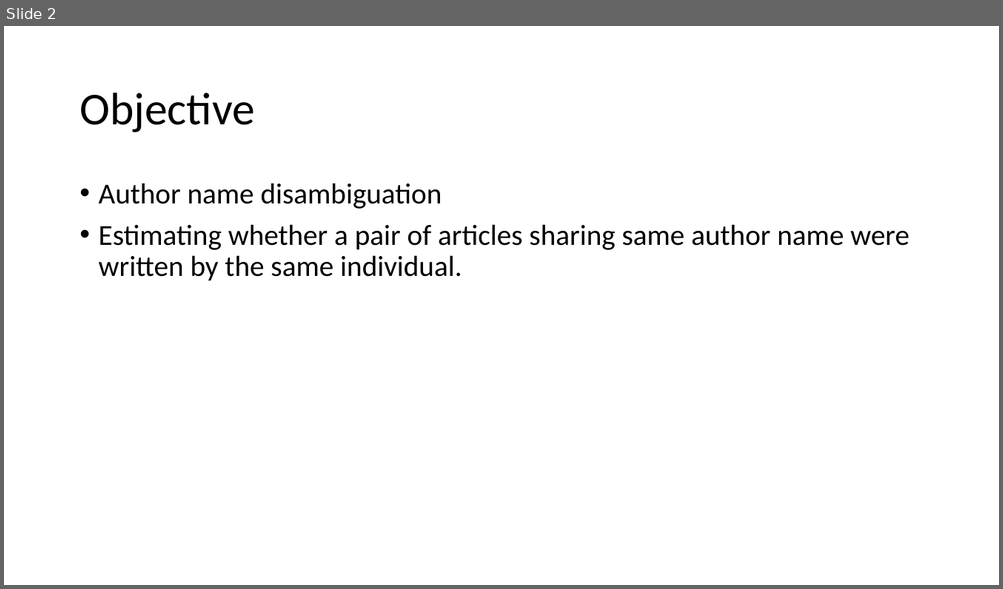
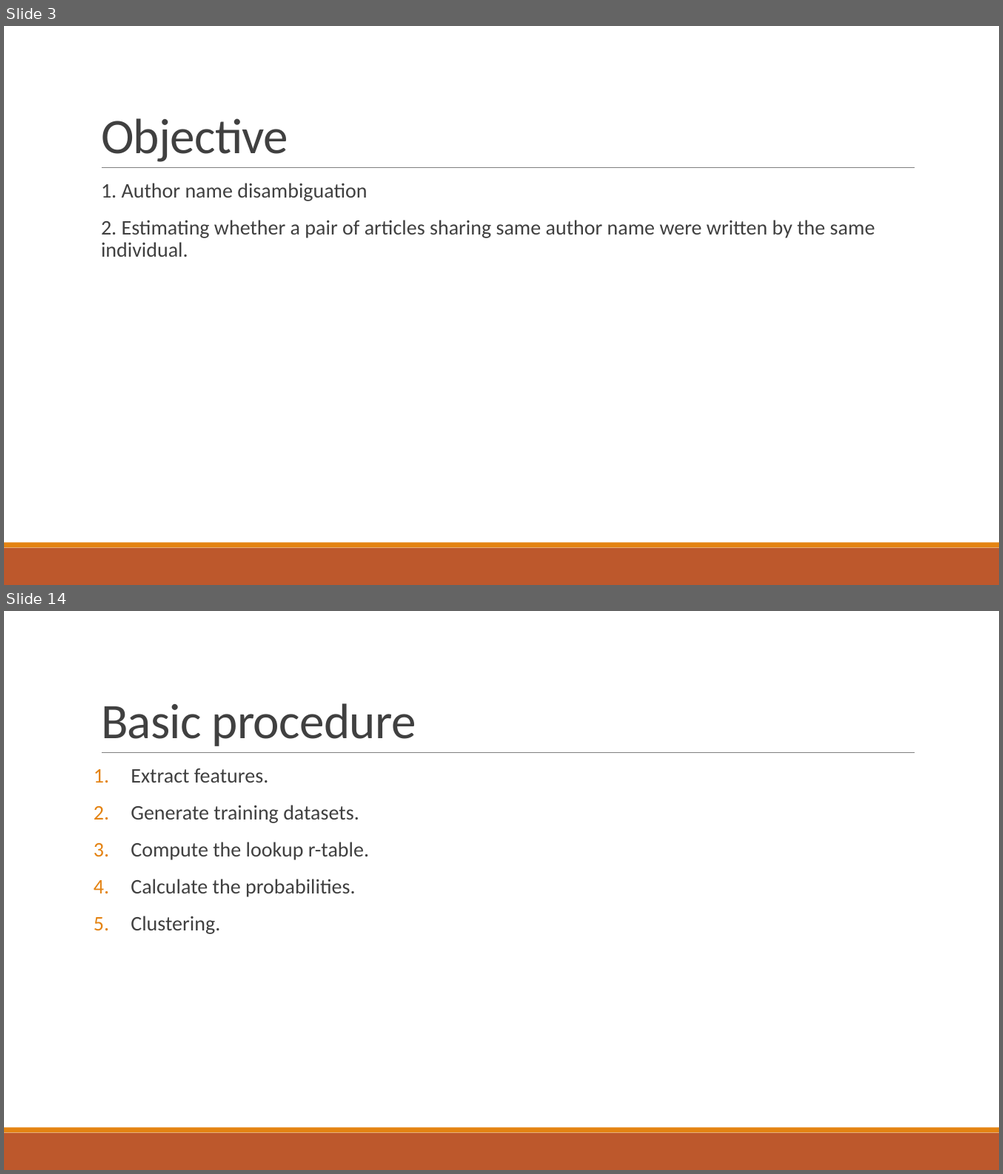
Before and after one commit to SternerLab/Authority, a slide deck: r_table/slides/Authority look up table.pptx. Shown one above the other, each under a label of ours: slide 2 before the commit, slides 3 and 14 after it; the slides between them are not shown. The pictures are 1003x589 and 1003x1174 pixels, drawn with LibreOffice and Linux fonts; fonts in the diff are those of the drawing. Boxes give left, top, right and bottom in pixels: in the first picture for what was removed or moved away, otherwise in the second. Text is boxed around its words. In the diff, an @@ line names an element or a change of style, - is before the commit and + after.

```diff
--- a/r_table/slides/Authority look up table.pptx
+++ b/r_table/slides/Authority look up table.pptx
@@ slide 14 added at bbox=[4, 611, 999, 1170], background #FFFFFF; not listed: 3 template elements that a slide beside it also shows @@
@@ title added at bbox=[101, 703, 416, 746], 48 pt, text #404040 @@
+Basic procedure
@@ text added at bbox=[131, 769, 369, 934], 20 pt, text #404040 @@
+1. Extract features.
+2. Generate training datasets.
+3. Compute the lookup r-table.
+4. Calculate the probabilities.
+5. Clustering.
@@ what was slide 2 is now slide 3 @@
@@ slide 3 changed as well @@
@@ title "Objective": place and size @@
-title "Objective" at bbox=[79, 93, 255, 133]
+title "Objective" at bbox=[101, 118, 288, 162]
@@ title "Objective" at bbox=[101, 118, 288, 162]: size 44 to 48 pt, text colour #000000 to #404040, letter spacing 0 to -0.5 pt; line spacing 0.9 to 0.85; vertical alignment middle to bottom @@
@@ line added from (102, 168) to (915, 168), #808080 0.5 pt @@
@@ text at bbox=[101, 183, 875, 257]: text changed; size 28 to 20 pt; text colour #000000 to #404040 @@
-• Author name disambiguation
-• Estimating whether a pair of articles sharing same author name were written by the same individual.
+  1. Author name disambiguation
+  2. Estimating whether a pair of articles sharing same author name were written by the same individual.
@@ rectangle added at bbox=[4, 548, 999, 585], fill #BD582C @@
@@ rectangle added at bbox=[4, 543, 999, 548], fill #E48312 @@
```
Also in this commit, not shown: 3 other slides changed, 15 other slides added, 5 slides removed.
